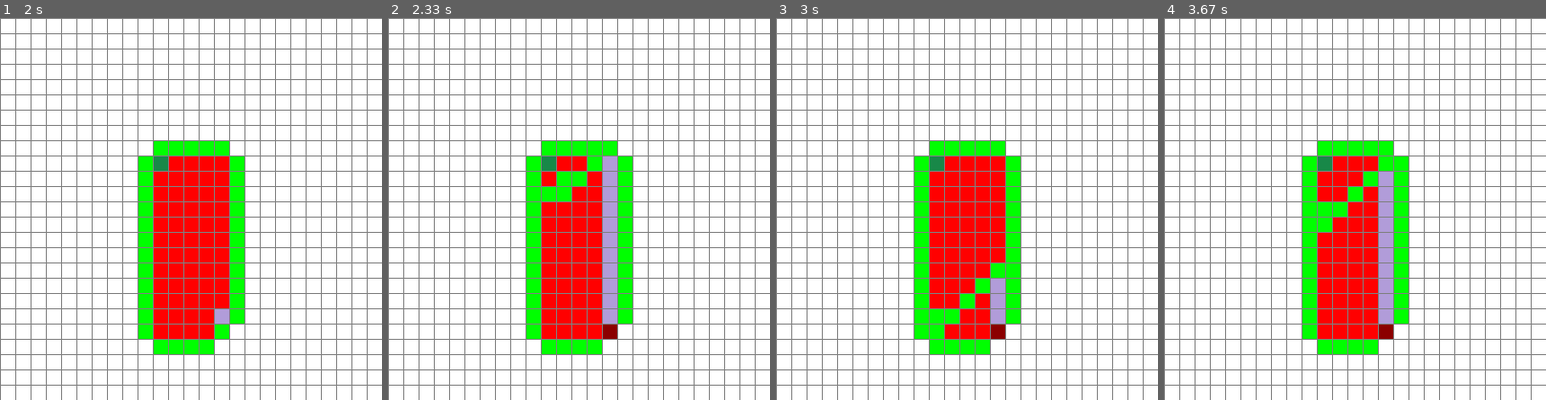
Above: before the commit, frames 1-4 (left to right).
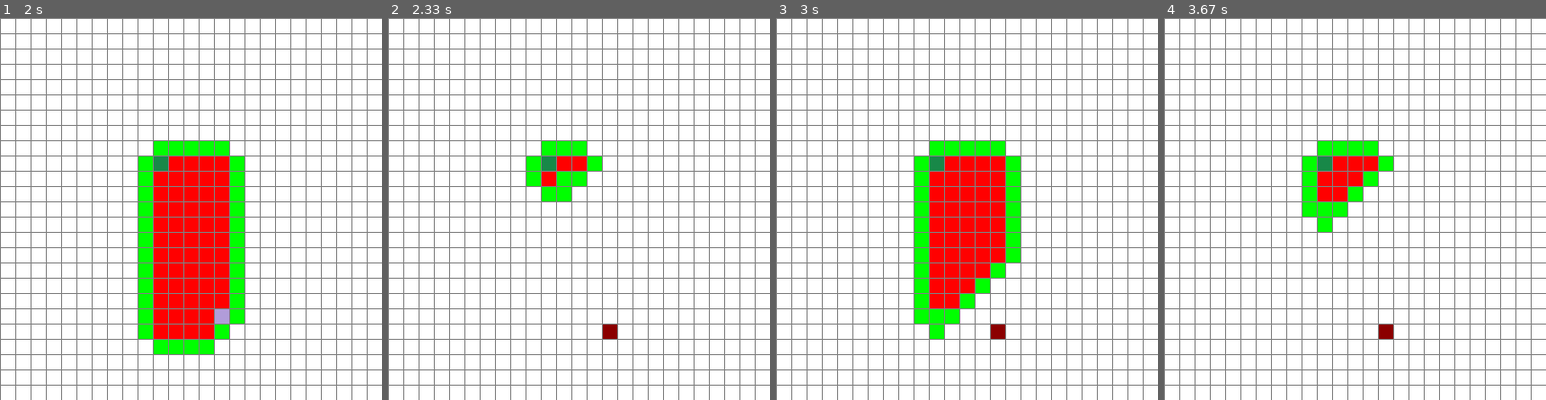
Above: after the commit, the same moments.

Repository: mmichalak-swe/Pathfinding_Pygame
Game: pygame game, started from A_Star.py
Same seed, same stepped clock (60 frames per second), same inputs: the game is played once before the commit and once after it.
Inputs (mouse positions are % of the whole screen's width and height, from its top left):
- Up to frame 1 (2 s): click (50, 50) at 0.38 s; click (60, 72) at 0.72 s; tap Space at 1 s
- Up to frame 2 (2.33 s): tap Space at 2.23 s
- Up to frame 3 (3 s): tap Space at 2.53 s
- Up to frame 4 (3.67 s): tap Space at 3.3 s; tap C at 3.38 s
The pictures show only the part of the screen within x 30-80%, y 32-82%; the shares and areas given below are measured in that part.

Frame 1 is identical in both runs. In frame 2, 11% of the frame differs, in the area x 36-64%, y 32-88%; in frame 3, 2.5%; in frame 4, 9.6%.

Commit message:
clear grid before re-running algo

Diff:
--- a/A_Star.py
+++ b/A_Star.py
@@ -244,6 +244,8 @@
                 if event.key == pygame.K_SPACE and start and end:
                     for row in grid:
                         for spot in row:
+                            if spot.is_closed() or spot.is_open() or spot.is_path():
+                                spot.reset()
                             spot.update_neighbors(grid)
 
                     algorithm(lambda: draw(win, grid, ROWS, width), grid, start, end)
